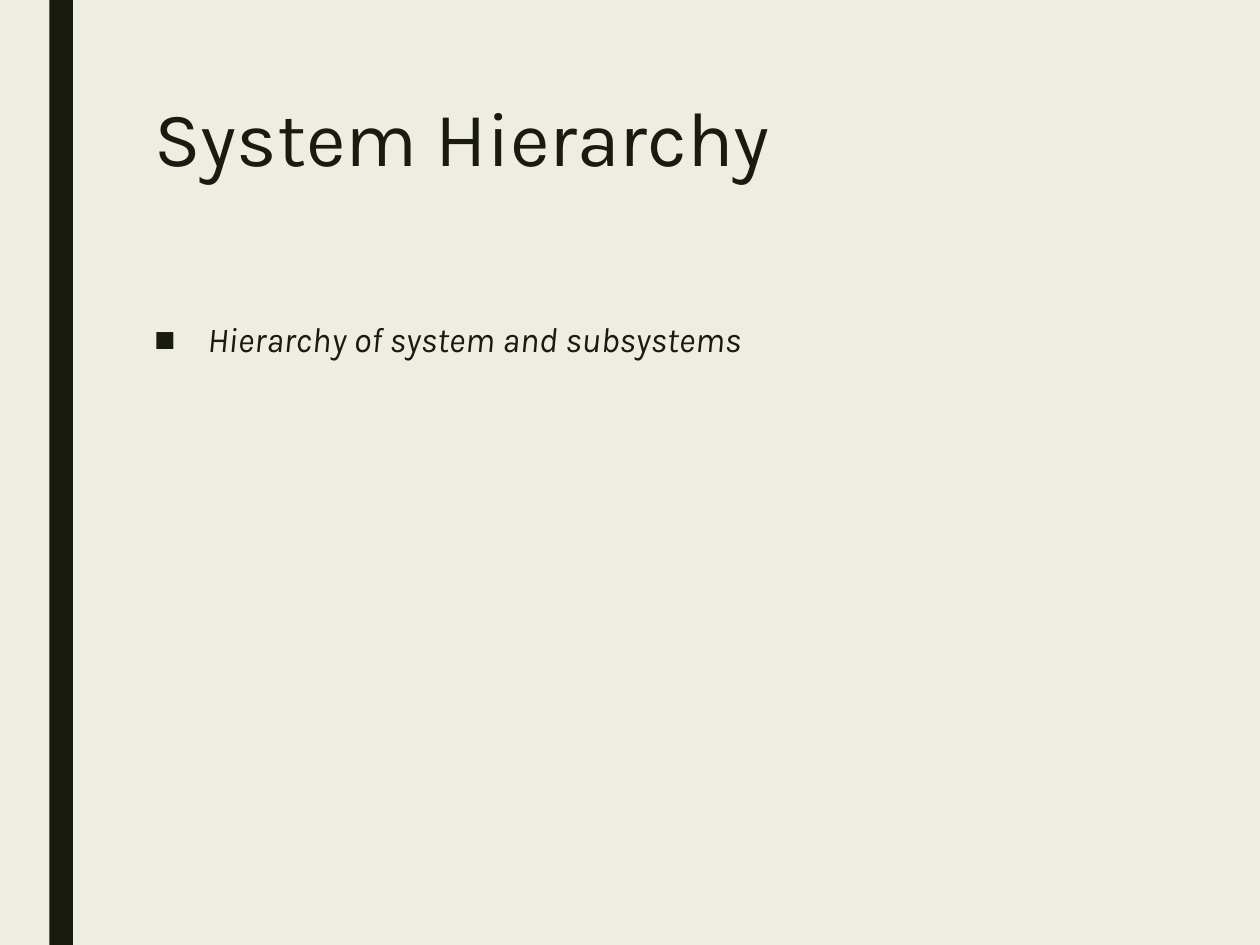
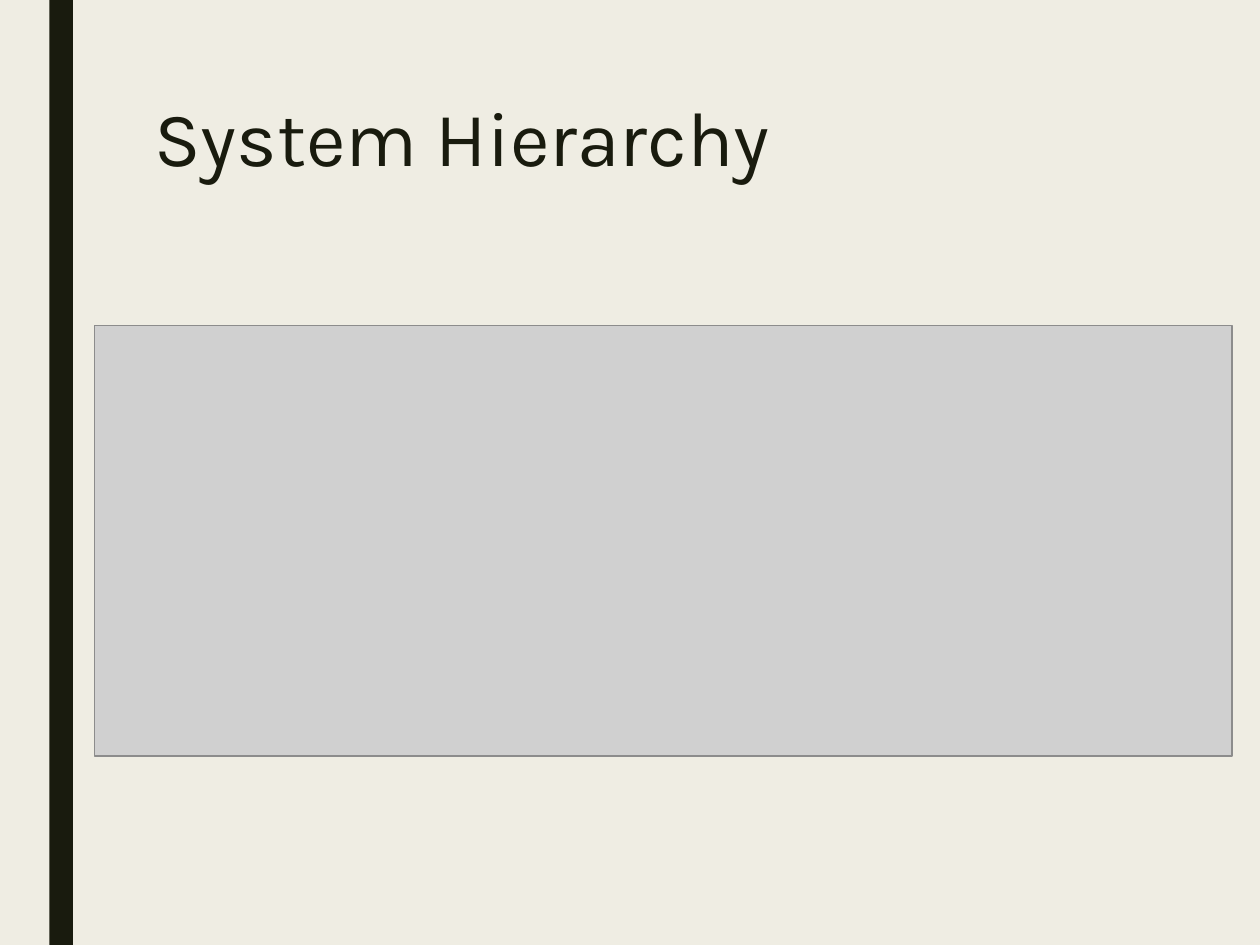
Before and after one commit to StormWulf/Mobile-Motion-Tracking-Robot-Arm, a slide deck: slide 3 of Documents/Presentation/Mobile Motion Tracking Robot Arm poster.pptx. Drawn at 1260x945 pixels with LibreOffice and Linux fonts; fonts in the diff are those of the drawing; grey boxes stand for pictures. Boxes give left, top, right and bottom in pixels: in the first picture for what was removed or moved away, otherwise in the second. Text is boxed around its words. In the diff, an @@ line names an element or a change of style, - is before the commit and + after.

```diff
--- a/Documents/Presentation/Mobile Motion Tracking Robot Arm poster.pptx
+++ b/Documents/Presentation/Mobile Motion Tracking Robot Arm poster.pptx
@@ picture added at (x1=94, y1=325, x2=1232, y2=756) @@
@@ text removed at (x1=207, y1=328, x2=741, y2=361) @@
-■ Hierarchy of system and subsystems
```
Also in this commit, not shown: 4 other slides changed, 1 other file.
